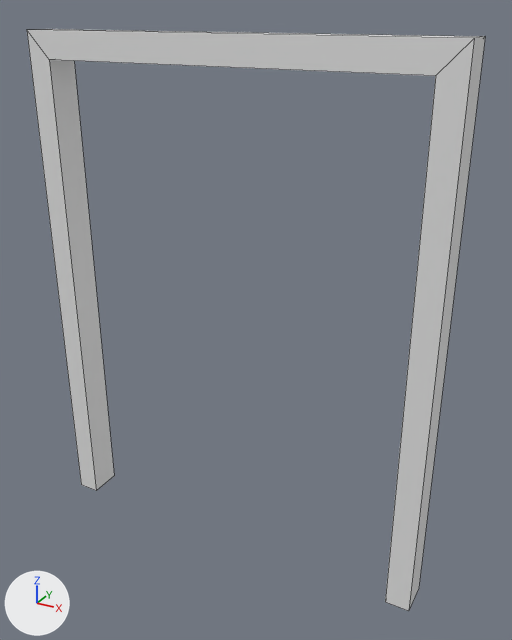
An edit to the Blender file assets/models/apartments/apartments.blend, drawn before and after from the same camera.
The view is the same before and after, from a 50 mm lens placed at (1.58, -2.62, 2.59), pointed at (0.11, 0.06, 1.25). Every picture has the same lights, and +X, +Y and +Z are marked at lower left. Mesh edges are drawn as thin lines. The same objects are shown in both versions, whatever each file hides.

In view in the first picture: 'Doorframe'.
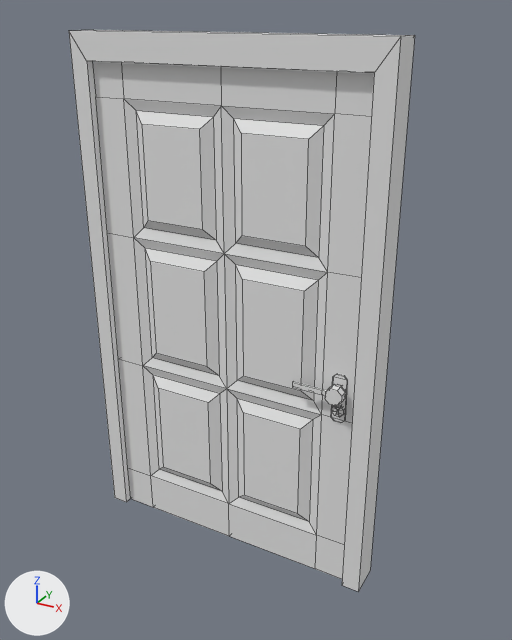
What the commit changed:
Mesh me_cube is new.
It has 340 vertices, 298 faces and spans x -0.66..0.66, y -0.12..0.12, z -0.5..1.88.
Object 'Doorframe' (ob_doorframe) is rescaled from (1.0, 1.0, 1.0) to (0.75, 1.0, 1.0).
Object 'Cube' (ob_cube) is new; it shows me_cube.
Its location is (0.0, 0.0, 0.5).

Changed parts and their boxes (x1, y1, x2, y2) in the pictures (512 x 640 px):
'Cube', added
    after: (93, 61, 374, 579)
'Doorframe', rescaled (24% narrower)
    before: (27, 29, 485, 611)
    after: (69, 30, 415, 592)
